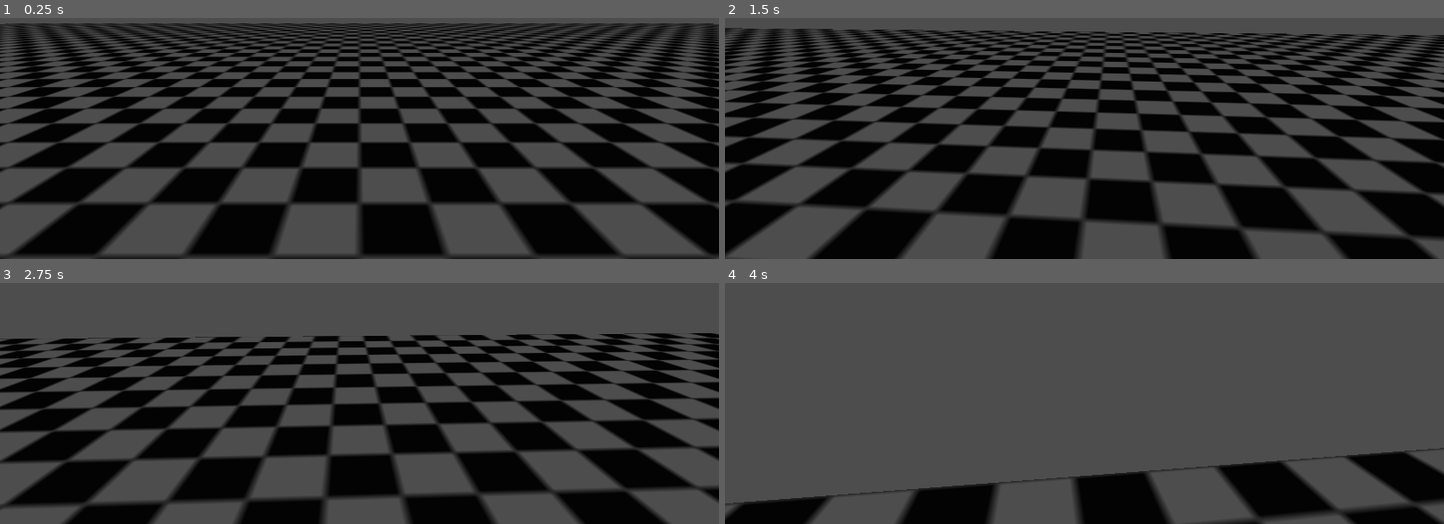
Above: before the commit, frames 1-4 (two rows, left to right).
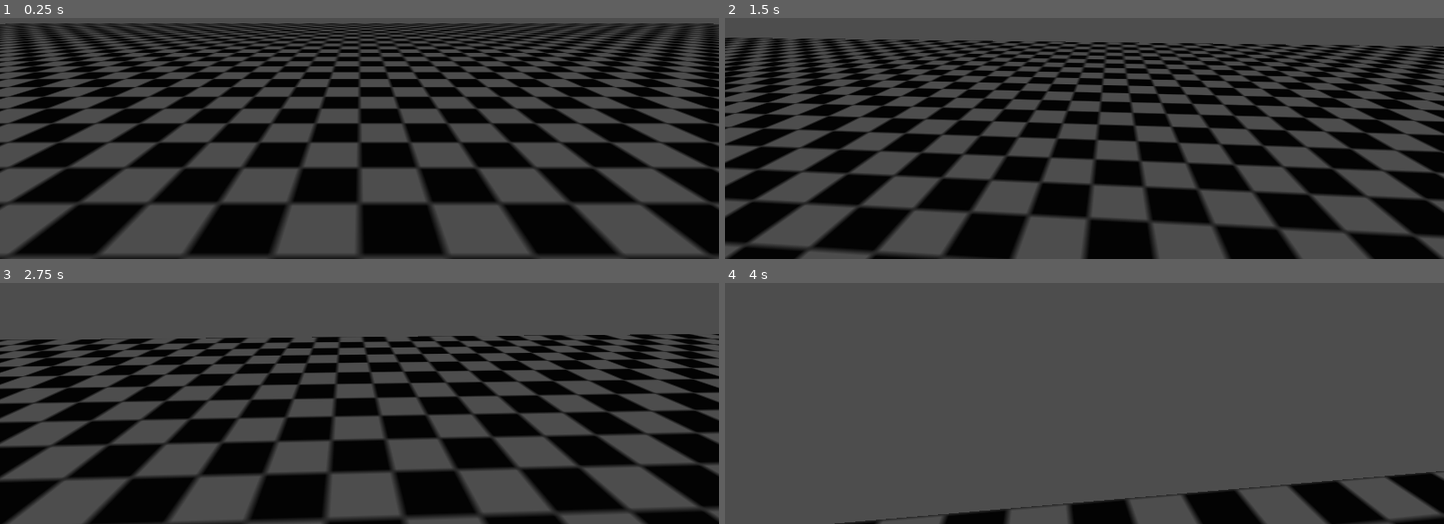
Above: after the commit, the same moments.

Repository: yuh321/me-ripoff
Game: Godot game, scene res://MainScene.tscn
Same seed, same stepped clock (60 frames per second), same inputs: the game is played once before the commit and once after it.
Inputs (mouse positions are in pixels of both pictures, inside the frame that each line leads up to):
- Up to frame 1 (0.25 s): no input
- Up to frame 2 (1.5 s): tap Enter at 0.5 s; move the mouse to (outside the picture) at 0.52 s; hold W (MoveUp) from 0.53 s (still down); tap Space (Jump, bound only after the commit) at 0.6, 0.77, 1.07, 1.35 s; move the mouse to (outside the picture) at 1.27 s
- Up to frame 3 (2.75 s): keep holding W (MoveUp); tap Space (Jump, bound only after the commit) at 1.52, 1.82, 2.1 s; move the mouse to (outside the picture) at 2.02 s
- Up to frame 4 (4 s): keep holding W (MoveUp); move the mouse to (outside the picture) at 2.77 s; tap Space (Jump, bound only after the commit) at 2.85, 3.02, 3.32, 3.6, 3.77 s; move the mouse to (outside the picture) at 3.52 s

The runs differ from the first frame. In frame 2, 52% of the frame differs, in the area x 0-100%, y 4-100%; in frame 3, 42%; in frame 4, 11%.

Commit message:
Movemnt good now

Diff:
--- a/Player/Player.tscn
+++ b/Player/Player.tscn
@@ -15,7 +15,9 @@
 height = 1.65
 
 [node name="Player" type="RigidBody3D" unique_id=600655978 node_paths=PackedStringArray("head")]
+mass = 60.0
 physics_material_override = SubResource("PhysicsMaterial_q3lat")
+gravity_scale = 1.2
 can_sleep = false
 lock_rotation = true
 script = ExtResource("1_3qydi")
--- a/Player/Script_Player.gd
+++ b/Player/Script_Player.gd
@@ -2,19 +2,36 @@
 class_name Player
 
 @export var head : Node3D
+#Config
+var movement_speed : float = 4.0
+var friction_multiplier : float = 0.1
 
-var movement_speed : float = 4.0
+const jump_multiplier : float = 4.0
+
+#Internal
+var grounded : bool = true
 
 func _physics_process(_delta: float) -> void:
 	update_grounded_state()
 
+func accelerate(controller_input : Vector2) -> void:
+	if !grounded: return
 
-func accelerate(input : Vector2) -> void:
-	input = (input * movement_speed)
+	var input : Vector3 = Vector3(controller_input.x, 0.0, controller_input.y)
+	input *= movement_speed
+	if !input:
+		input = -linear_velocity * friction_multiplier
+		input.y = 0.0
 
-	linear_velocity.x = input.x
-	linear_velocity.z = input.y
-
+	linear_velocity += input
+	if linear_velocity.length() > movement_speed:
+		var overspeed : Vector3 = linear_velocity - (linear_velocity.normalized() * movement_speed)
+		overspeed.y = 0.0
+		linear_velocity -= overspeed
 
 func update_grounded_state() -> void:
-	return(test_move(transform, Vector3.DOWN * 0.05))
+	grounded = test_move(transform, Vector3.DOWN * 0.05)
+
+func jump() -> void:
+	if !grounded: return
+	linear_velocity += Vector3.UP * jump_multiplier
--- a/Player/Script_PlayerController.gd
+++ b/Player/Script_PlayerController.gd
@@ -12,6 +12,7 @@
 
 func _physics_process(_delta: float) -> void:
 	movement_input()
+	if Input.is_action_just_pressed("Jump"): target.jump()
 
 func movement_input() -> void:
 	target.accelerate(Input.get_vector("MoveLeft", "MoveRight", "MoveUp", "MoveDown").rotated(-target.head.rotation.y))
--- a/project.godot
+++ b/project.godot
@@ -48,6 +48,11 @@
 "events": [Object(InputEventKey,"resource_local_to_scene":false,"resource_name":"","device":-1,"window_id":0,"alt_press …(192 unchanged characters)…
 ]
 }
+Jump={
+"deadzone": 0.2,
+"events": [Object(InputEventKey,"resource_local_to_scene":false,"resource_name":"","device":-1,"window_id":0,"alt_pressed":false,"shift_pressed":false,"ctrl_pressed":false,"meta_pressed":false,"pressed":false,"keycode":0,"physical_keycode":32,"key_label":0,"unicode":32,"location":0,"echo":false,"script":null)
+]
+}
 
 [physics]
 
